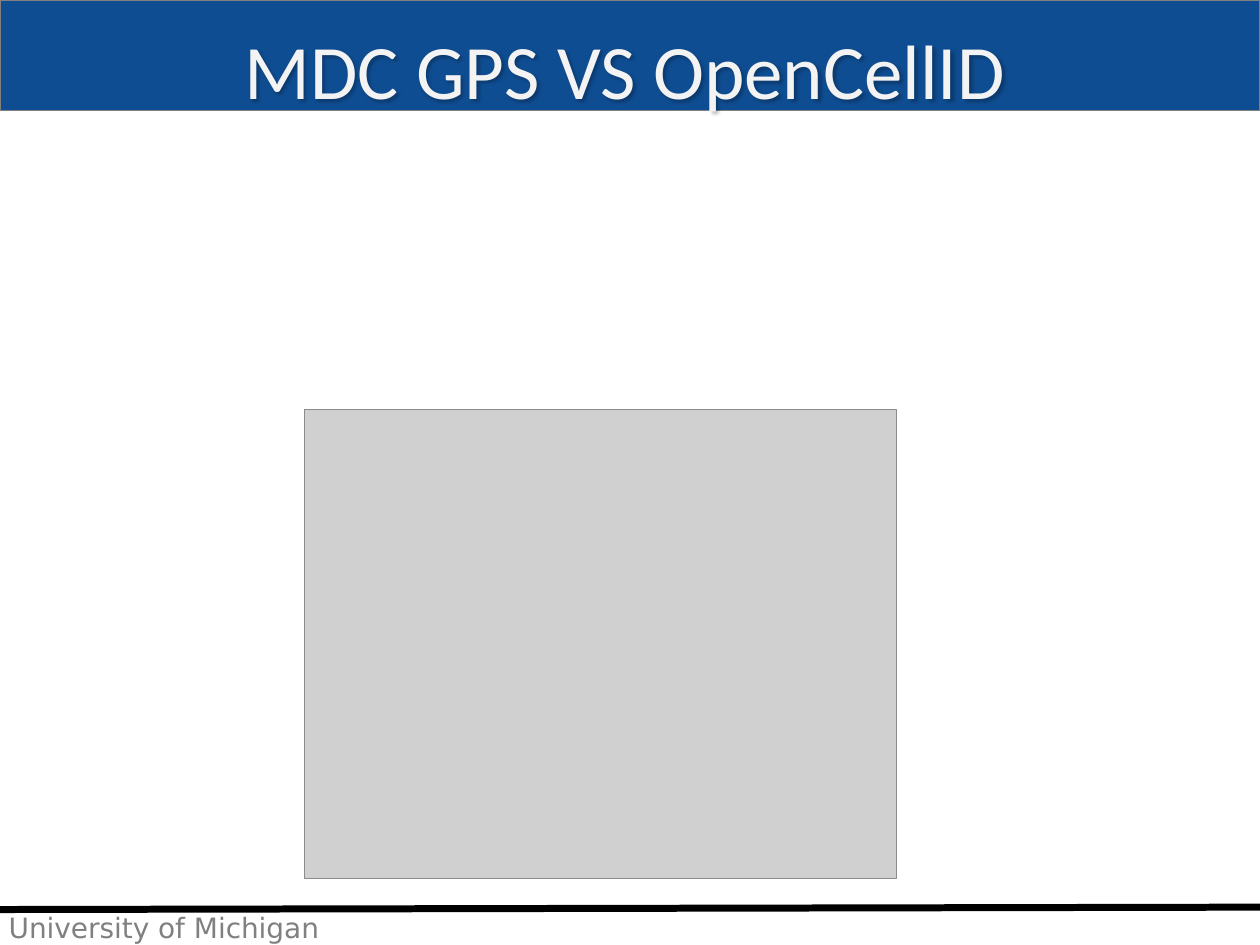
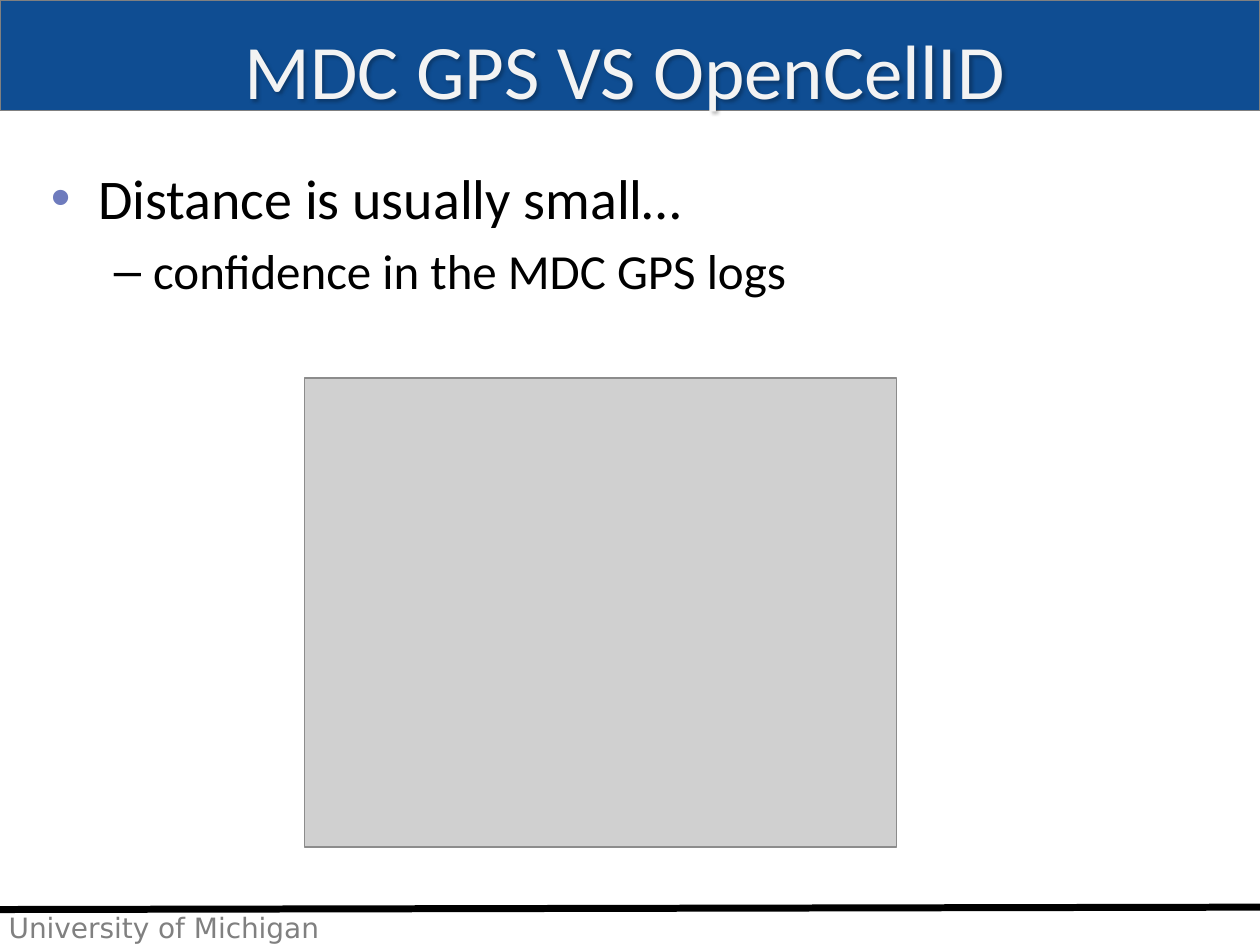
Before and after one commit to imehrdad2012/EECS589, a slide deck: slide 19 of Presentation/moradi_class19.pptx (slide 17 before the commit). Drawn at 1260x945 pixels with LibreOffice and Linux fonts; fonts in the diff are those of the drawing; grey boxes stand for pictures; background and template pictures are left out. Boxes give left, top, right and bottom in pixels: in the first picture for what was removed or moved away, otherwise in the second. Text is boxed around its words. In the diff, an @@ line names an element or a change of style, - is before the commit and + after.

```diff
--- a/Presentation/moradi_class19.pptx
+++ b/Presentation/moradi_class19.pptx
@@ text added at (98,180,786,298), 28 pt, text #000000 @@
+• Distance is usually small…
+  – confidence in the MDC GPS logs
@@ picture: place and size @@
-picture at (305,410,897,878)
+picture at (305,378,897,847)
```
Also in this commit, not shown: 8 other slides changed, 5 slides added, 3 slides removed.
